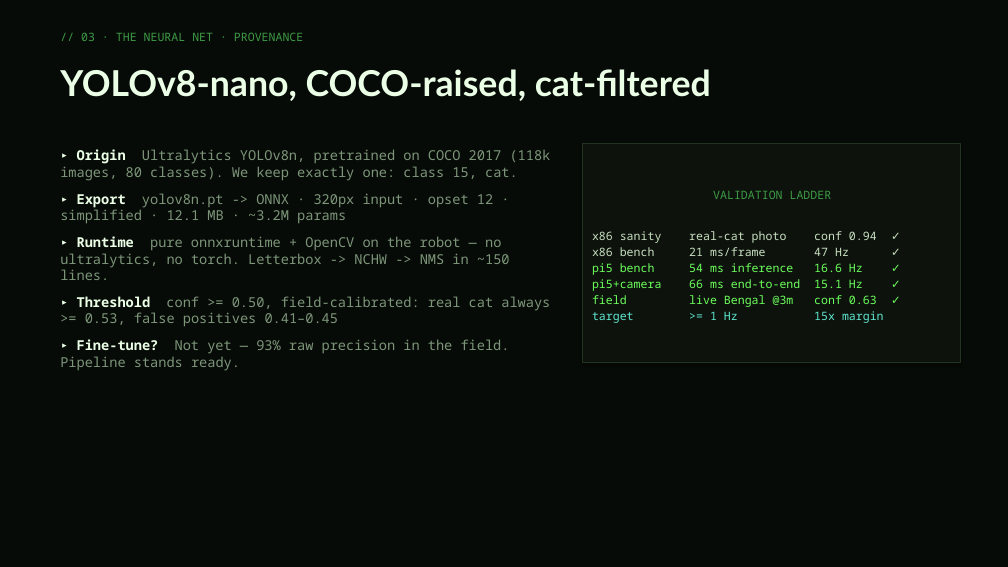
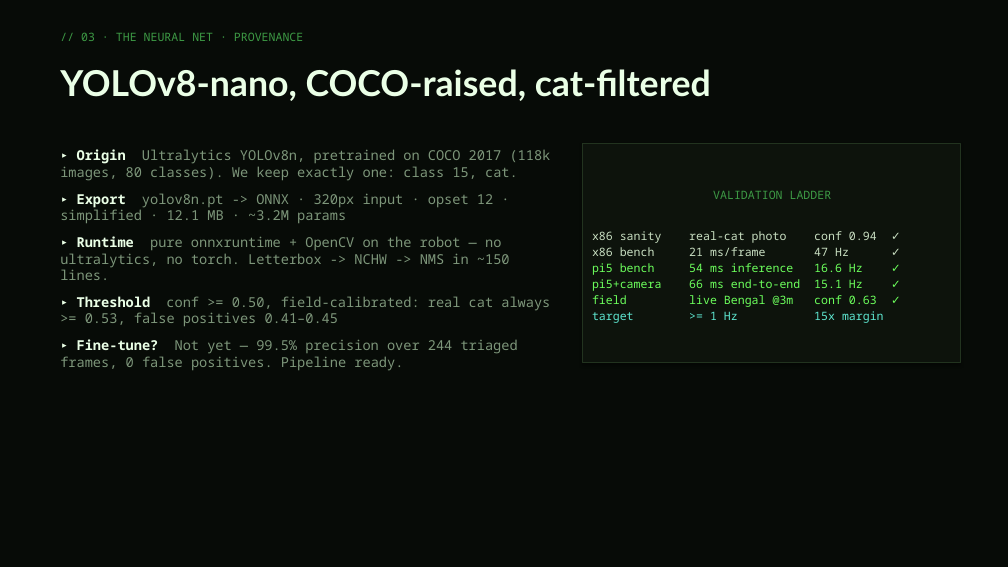
Before and after one commit to peter-m-mayer/rover, a slide deck: slide 4 of docs/catchaser_presentation.pptx. Drawn at 1008x567 pixels with LibreOffice and Linux fonts; fonts in the diff are those of the drawing. Boxes give left, top, right and bottom in pixels: in the first picture for what was removed or moved away, otherwise in the second. Text is boxed around its words. In the diff, an @@ line names an element or a change of style, - is before the commit and + after.

```diff
--- a/docs/catchaser_presentation.pptx
+++ b/docs/catchaser_presentation.pptx
@@ text at box(60, 339, 518, 371): text changed @@
-▸ Fine-tune? Not yet — 93% raw precision in the field. Pipeline stands ready.
+▸ Fine-tune? Not yet — 99.5% precision over 244 triaged frames, 0 false positives. Pipeline ready.
```
Also in this commit, not shown: 1 other slide changed, 1 slide added, 8 other files.
